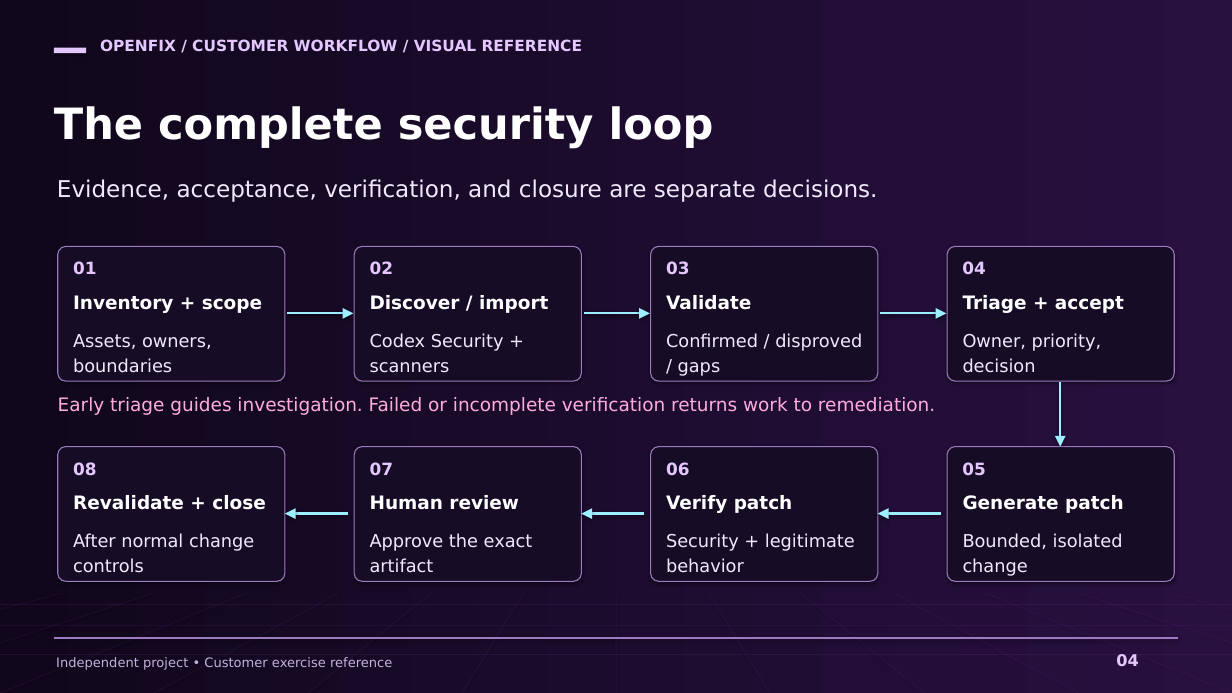
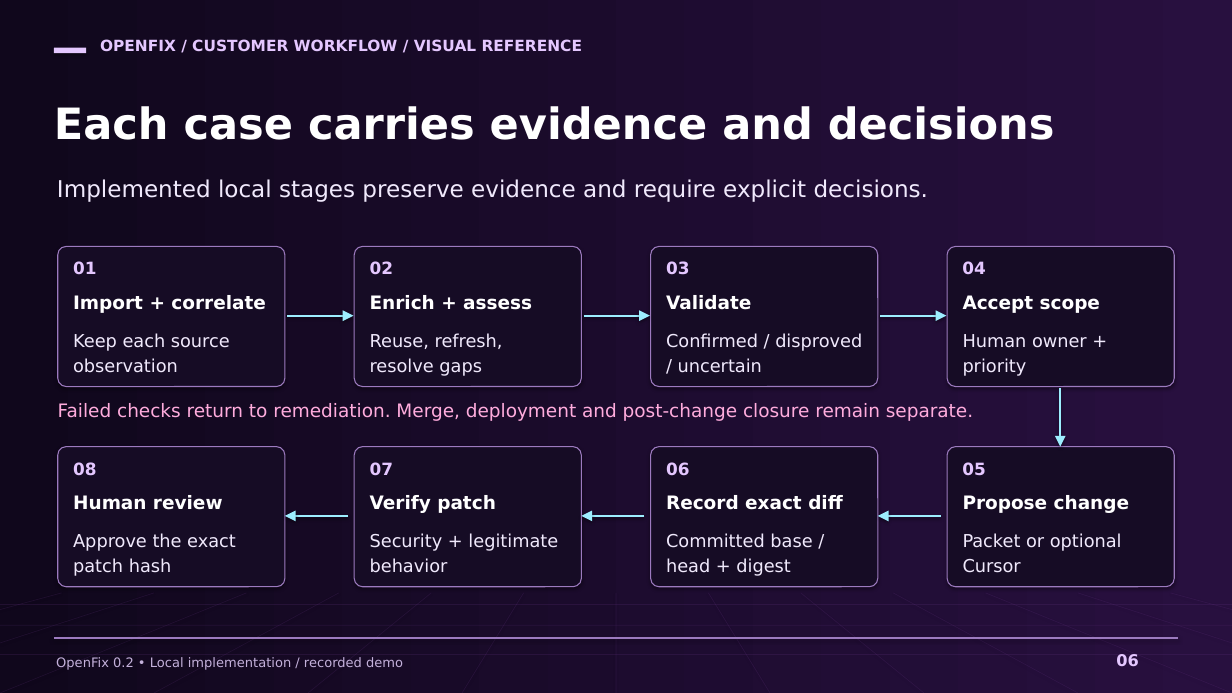
Before and after one commit to markusweldon/openfix, a slide deck: slide 6 of docs/prep/openfix-customer-workflow.pptx (slide 4 before the commit). Drawn at 1232x693 pixels with LibreOffice and Linux fonts; fonts in the diff are those of the drawing. Boxes give left, top, right and bottom in pixels: in the first picture for what was removed or moved away, otherwise in the second. Text is boxed around its words. In the diff, an @@ line names an element or a change of style, - is before the commit and + after.

Commit message:
Build OpenFix 0.2 findings intelligence and controlled remediation workflow
Integrate multi-source import, provenance-aware enrichment, persistent cases, scoped validation, exact-patch verification and review into the default CLI. Add a real local workbench, native-agent task packets, explicitly authorized Cursor draft publication, and a reproducible failure-path demo.

Refresh README, contracts, architecture, roadmap and the 16-slide purple visual pack. Validate with 44 tests, TypeScript checks, build and browser smoke checks.

```diff
--- a/docs/prep/openfix-customer-workflow.pptx
+++ b/docs/prep/openfix-customer-workflow.pptx
@@ text at bbox=[54, 106, 1055, 140]: text changed @@
-The complete security loop
+Each case carries evidence and decisions
@@ text at bbox=[57, 179, 928, 202]: text changed @@
-Evidence, acceptance, verification, and closure are separate decisions.
+Implemented local stages preserve evidence and require explicit decisions.
@@ rounded rectangle: place and size @@
-rounded rectangle at bbox=[58, 246, 285, 381]
+rounded rectangle at bbox=[58, 246, 285, 387]
@@ rounded rectangle: place and size @@
-rounded rectangle at bbox=[354, 246, 581, 381]
+rounded rectangle at bbox=[354, 246, 581, 387]
@@ rounded rectangle: place and size @@
-rounded rectangle at bbox=[651, 246, 878, 381]
+rounded rectangle at bbox=[651, 246, 878, 387]
@@ rounded rectangle: place and size @@
-rounded rectangle at bbox=[947, 246, 1174, 381]
+rounded rectangle at bbox=[947, 246, 1174, 387]
@@ text at bbox=[73, 295, 266, 313]: text changed @@
-Inventory + scope
+Import + correlate
@@ text at bbox=[370, 295, 532, 310]: text changed @@
-Discover / import
+Enrich + assess
@@ text at bbox=[962, 295, 1100, 313]: text changed @@
-Triage + accept
+Accept scope
@@ text at bbox=[73, 333, 230, 373]: text changed @@
-Assets, owners,
-boundaries
+Keep each source
+observation
@@ text at bbox=[370, 333, 503, 376]: text changed @@
-Codex Security +
-scanners
+Reuse, refresh,
+resolve gaps
@@ text at bbox=[678, 358, 762, 373]: text changed @@
-/ gaps
+/ uncertain
@@ text at bbox=[962, 334, 1087, 376]: text changed @@
-Owner, priority,
-decision
+Human owner +
+priority
@@ line moved from (1060, 382) - (1060, 441) to (1060, 388) - (1060, 441) @@
@@ text at bbox=[58, 403, 973, 421]: text changed @@
-Early triage guides investigation. Failed or incomplete verification returns work to remediation.
+Failed checks return to remediation. Merge, deployment and post-change closure remain separate.
@@ rounded rectangle: place and size @@
-rounded rectangle at bbox=[58, 447, 285, 581]
+rounded rectangle at bbox=[58, 447, 285, 587]
@@ rounded rectangle: place and size @@
-rounded rectangle at bbox=[354, 447, 581, 581]
+rounded rectangle at bbox=[354, 447, 581, 587]
@@ rounded rectangle: place and size @@
-rounded rectangle at bbox=[651, 447, 878, 581]
+rounded rectangle at bbox=[651, 447, 878, 587]
@@ rounded rectangle: place and size @@
-rounded rectangle at bbox=[947, 447, 1174, 581]
+rounded rectangle at bbox=[947, 447, 1174, 587]
@@ text at bbox=[73, 495, 223, 510]: text changed @@
-Revalidate + close
+Human review
@@ text at bbox=[370, 495, 496, 513]: text changed @@
-Human review
+Verify patch
@@ text at bbox=[666, 495, 843, 510]: text changed @@
-Verify patch
+Record exact diff
@@ text at bbox=[962, 495, 1129, 513]: text changed @@
-Generate patch
+Propose change
@@ text at bbox=[73, 533, 236, 576]: text changed @@
-After normal change
-controls
+Approve the exact
+patch hash
@@ text at bbox=[370, 533, 558, 573]: text changed @@
-Approve the exact
-artifact
+Security + legitimate
+behavior
@@ text at bbox=[666, 533, 812, 576]: text changed @@
-Security + legitimate
-behavior
+Committed base /
+head + digest
@@ text at bbox=[962, 533, 1122, 573]: text changed @@
-Bounded, isolated
-change
+Packet or optional
+Cursor
@@ text at bbox=[56, 657, 403, 670]: text changed @@
-Independent project • Customer exercise reference
+OpenFix 0.2 • Local implementation / recorded demo
@@ text at bbox=[1116, 654, 1138, 666]: text changed @@
-04
+06
```
Also in this commit, not shown: 7 other slides changed, 8 slides added, 8 slides removed, 56 other files.
